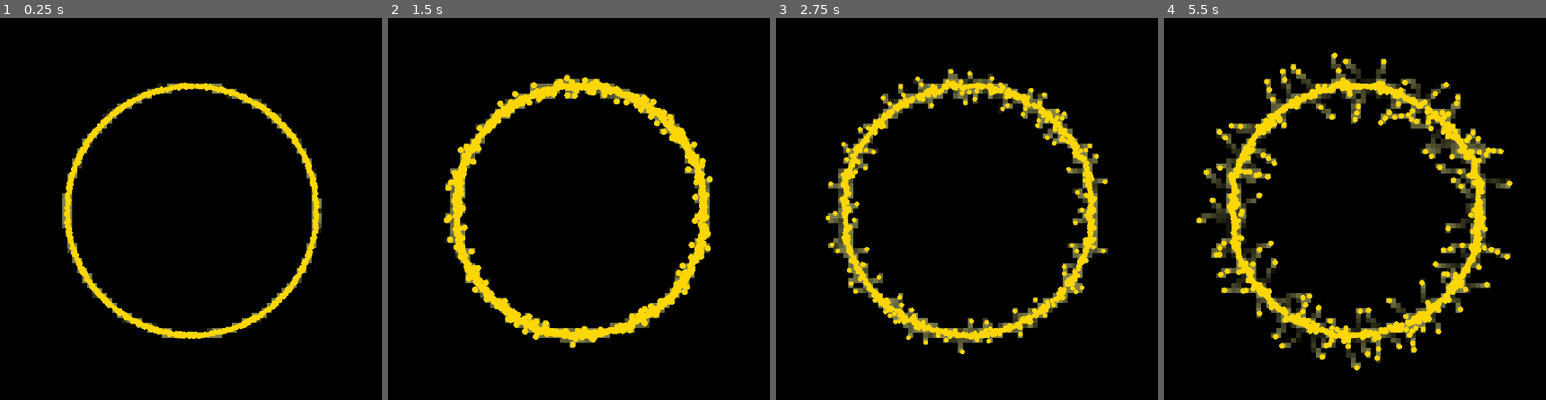
Above: before the commit, frames 1-4 (left to right).
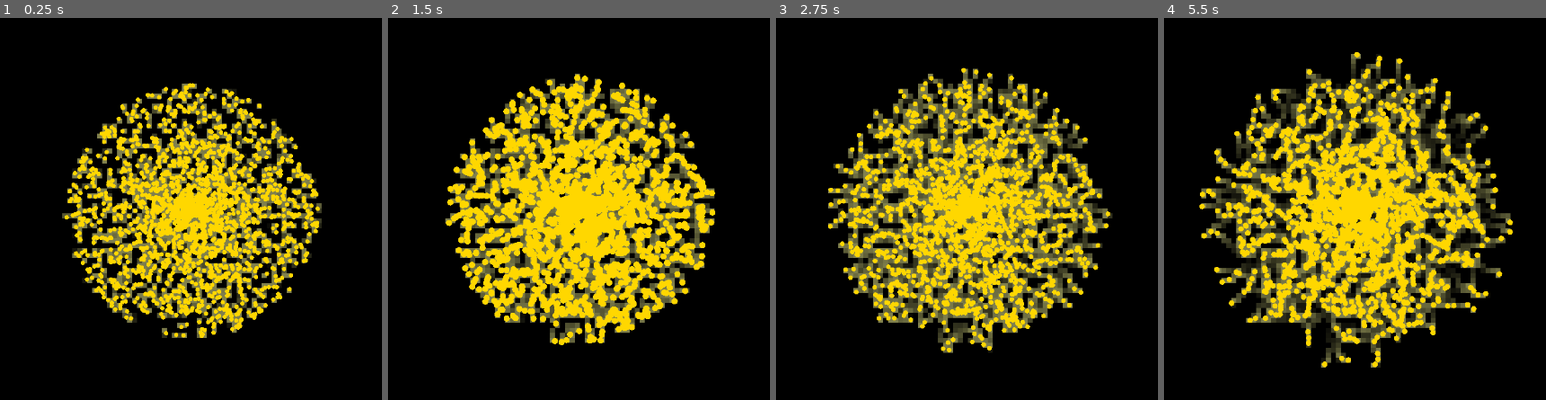
Above: after the commit, the same moments.

Repository: RocketKiers/Slime-mold-algorithm-visualization
Game: Godot game, scene res://main_world.tscn
The game is run twice, just before and just after one commit, with the same random seed, the same clock (stepped at 60 frames per second) and the same inputs.
Inputs:
- Up to frame 1 (0.25 s): no input
- Up to frame 2 (1.5 s): no input
- Up to frame 3 (2.75 s): no input
- Up to frame 4 (5.5 s): no input

The runs differ from the first frame. In frame 1, 27% of the frame differs, in the area x 16-85%, y 16-85%; in frame 2, 32%; in frame 3, 35%; in frame 4, 40%, in the area x 8-92%, y 8-93%.

Commit message:
played with values of course - compared online demo

Diff:
--- a/main_world.tscn
+++ b/main_world.tscn
@@ -4,4 +4,3 @@
 
 [node name="Node2D" type="Node2D"]
 script = ExtResource("1_v35sv")
-number_of_agents = 1000
--- a/scripts/main.gd
+++ b/scripts/main.gd
@@ -48,29 +48,29 @@
 	_initialize_agents()
 	randomize()
 
+
 func _initialize_agents():
-
-	# Get the area where agents can start (the screen size)(has a .x and .y exstension)
 	var screen_size = get_viewport_rect().size
-
-	# Loop to create and add the agents
+	var center = screen_size / 2
+	var max_radius = 200.0
+
 	for i in number_of_agents:
-
-		var middle_x = screen_size.x / 2 #middle point of the screen
-		var middle_y = screen_size.y / 2 #middle part of the screen
-		var fixed_direction = i * 360.0 / number_of_agents  # angle in degrees, loops through 360 degrees the the amount of agents you have
-		var radius = 200 #how far from the middle point the agents spawn
-		var angle = deg_to_rad(fixed_direction)  # convert degrees to radians
-		var start_x = middle_x + cos(angle) * radius #don't know how this works
-		var start_y = middle_y + sin(angle) * radius #don't know how this works
-		var start_position = Vector2(start_x, start_y)
-
-		# 2. Spawn the agents in random directions (from 0 to 2*PI, aka TAU)
-		var random_direction = randf_range(0.0, TAU)
-		# 3. spawn a new agent
-		var agent = Agent.new(start_position, random_direction, AGENT_SPEED)
-
-		# 4. Add the agent to the array
+		# 1. Generate a random angle and a random radius
+		# randf() naturally creates higher density in the center
+		var angle = randf() * TAU
+		var radius = randf() * max_radius
+
+		# 2. Calculate position using Vector2 math
+		var start_position = center + Vector2.from_angle(angle) * radius
+
+		# Point the agent away from the center
+		var away_from_center = angle
+		# Add a small random offset (e.g., +/- 45 degrees) so they don't move in a perfect line
+		var variation = randf_range(-PI/4, PI/4)
+		var final_direction = away_from_center + variation
+
+		var agent = Agent.new(start_position, final_direction, AGENT_SPEED)
+
 		agents.append(agent)
 
 	print("Initialized %s agents." % agents.size())
